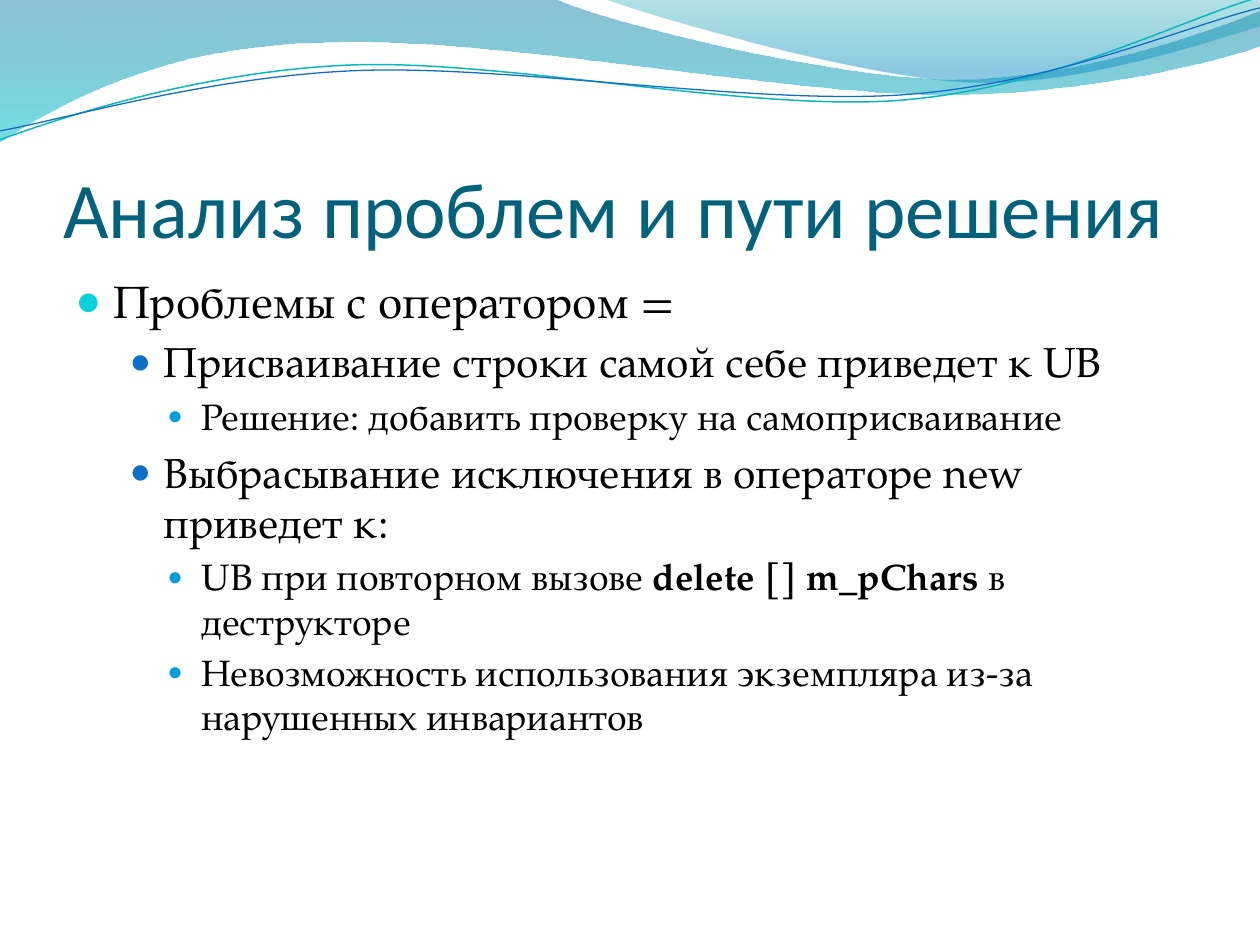
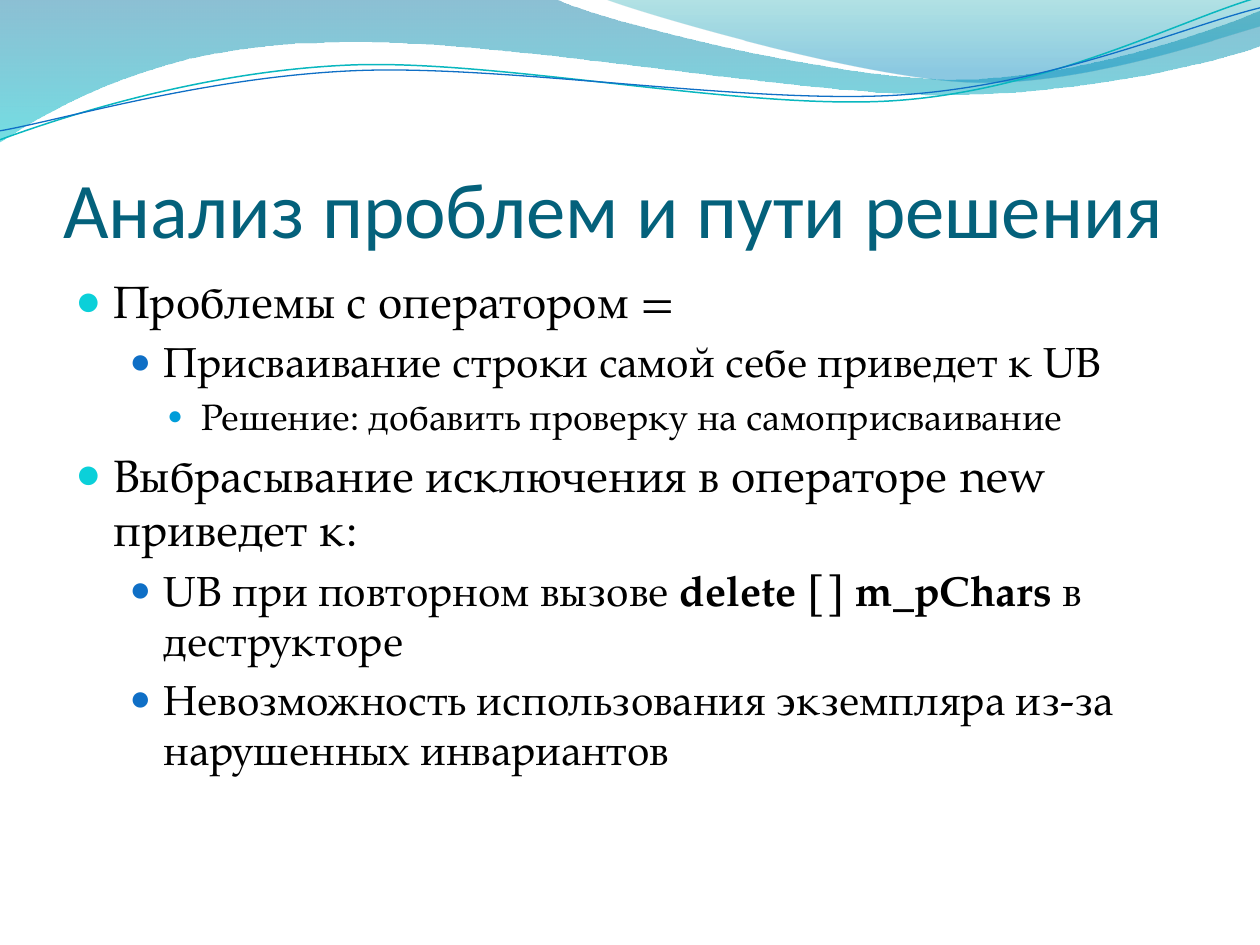
Before and after one commit to alexey-malov/oop, a slide deck: slide 38 of lectures/05/Обработка ошибок и исключительных ситуаций.pptx. Drawn at 1260x945 pixels with LibreOffice and Linux fonts; fonts in the diff are those of the drawing; background and template pictures are left out. Boxes give left, top, right and bottom in pixels: in the first picture for what was removed or moved away, otherwise in the second. Text is boxed around its words. In the diff, an @@ line names an element or a change of style, - is before the commit and + after.

```diff
--- a/lectures/05/Обработка ошибок и исключительных ситуаций.pptx
+++ b/lectures/05/Обработка ошибок и исключительных ситуаций.pptx
@@ text at bbox=[113, 460, 1113, 776]: size 24 to 26 pt in "Выбрасывание исключения в операторе new приведет к:"; size 21 to 24 pt in "UB при повторном вызове delete [] m_pChars ...", "Невозможность использования экземпляра из-за нарушенных инва ..."; list level 2 to 1 in "Выбрасывание исключения в операторе new ..."; bullet colour #0F6FC6 to #0BD0D9; list level 3 to 2 in "UB при повторном вызове delete ..."; bullet colour #009DD9 to #0F6FC6; list level 3 to 2 in "Невозможность использования экземпляра из-за нарушенных ..." @@
```
Also in this commit, not shown: 5 other slides changed, 1 other file.
